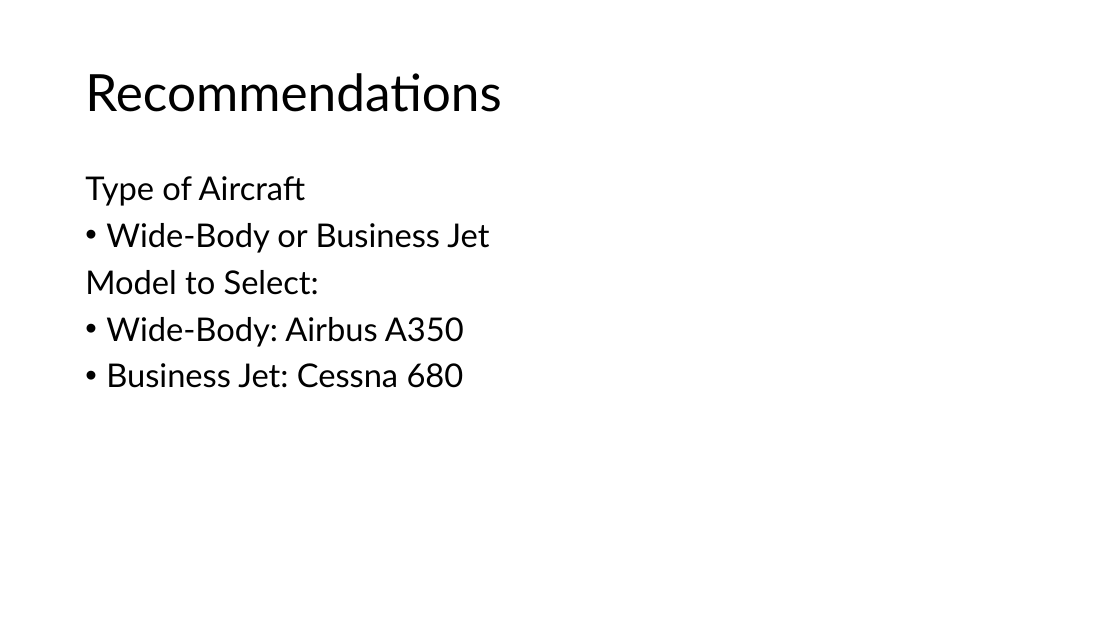
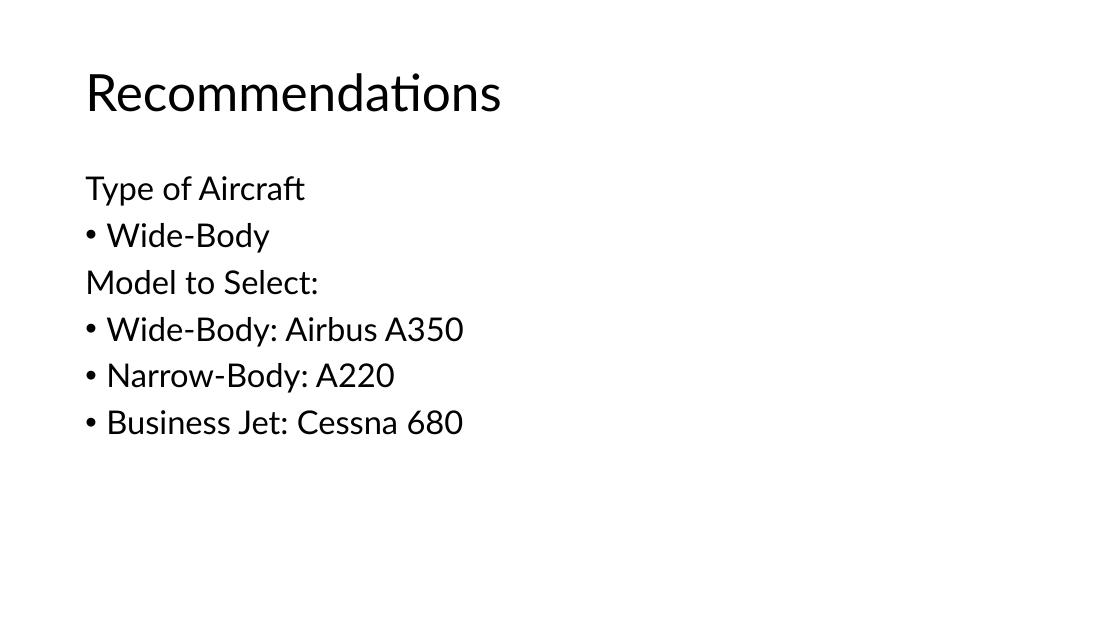
Before and after one commit to jgoett2/AirplaneRecommendations, a slide deck: slide 7 of Presentation.pptx. Drawn at 1120x630 pixels with LibreOffice and Linux fonts; fonts in the diff are those of the drawing. Boxes give left, top, right and bottom in pixels: in the first picture for what was removed or moved away, otherwise in the second. Text is boxed around its words. In the diff, an @@ line names an element or a change of style, - is before the commit and + after.

```diff
--- a/Presentation.pptx
+++ b/Presentation.pptx
@@ text at box(106, 223, 270, 253): text changed @@
-• Wide-Body or Business Jet
+• Wide-Body
@@ text at box(106, 363, 395, 393): paragraph added @@
+• Narrow-Body: A220
```
Also in this commit, not shown: 4 other slides changed, 1 slide added, 6 other files.
